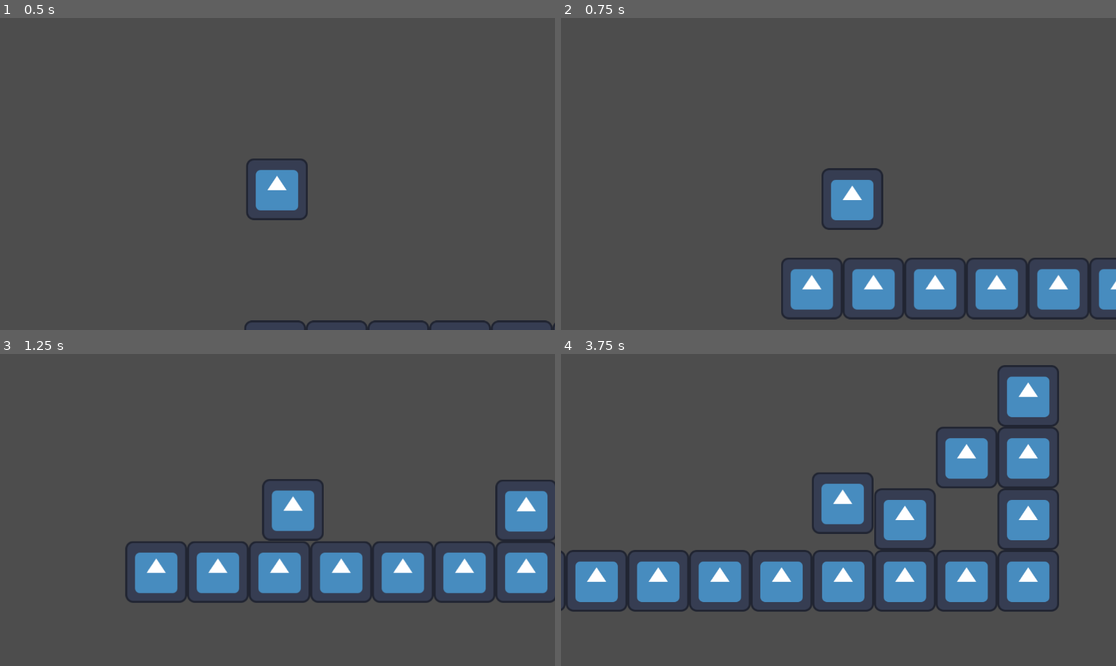
Above: before the commit, frames 1-4 (two rows, left to right).
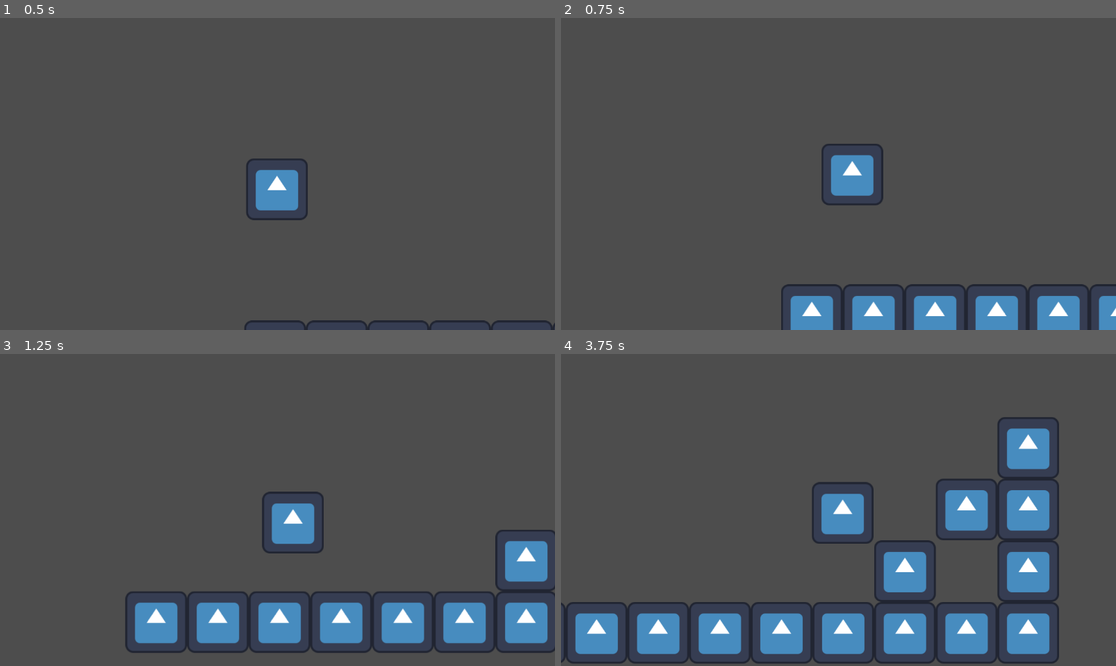
Above: after the commit, the same moments.

Repository: PL00T00/Jumping-The-Gun
Game: Godot game, scene res://node.tscn
Two runs of this game, one before a commit and one after it. Both use one fixed random seed, a clock stepped at 60 frames per second and the inputs below. The project has no main scene, so this scene is started directly. The engine's default icon, where the game draws it, is replaced by a stand-in: a white triangle on a blue panel in a dark square.
Inputs (mouse positions are in pixels of both pictures, inside the frame that each line leads up to):
- Up to frame 1 (0.5 s): no input
- Up to frame 2 (0.75 s): move the mouse to (960, 158) at 0.52 s; hold D (Right) from 0.53 s (still down); click (960, 158) at 0.6 s
- Up to frame 3 (1.25 s): keep holding D (Right)
- Up to frame 4 (3.75 s): move the mouse to (727, 525) at 1.27 s; click (727, 525) at 1.35 s; move the mouse to (894, 441) at 2.02 s; release D (Right) at 2.03 s; hold A (Left) 2.03-2.78 s; click (894, 441) at 2.1 s; move the mouse to (810, 572) at 2.77 s; hold D (Right) from 2.78 s (still down); click (810, 572) at 2.85 s; move the mouse to (1005, 556) at 3.52 s; click (1005, 556) at 3.6 s

Frame 1 is identical in both runs. In frame 2, 9.4% of the frame differs, in the area x 39-100%, y 40-100%; in frame 3, 19%; in frame 4, 28%, in the area x 0-90%, y 3-100%.

Commit message:
Added time out for shoot
Removed requirement of being on the ground to shoot, now there must be a 1 second break between shots instead

Diff:
--- a/player.gd
+++ b/player.gd
@@ -1,7 +1,10 @@
 extends CharacterBody2D
 
 const SPEED = 400.0
-const SHOOT_UP_FORCE = -300.0
+const SHOOT_UP_FORCE = -800.0
+const SHOOT_TIMEOUT: float = 1.0
+
+var can_shoot: bool = true
 
 func _physics_process(delta: float) -> void:
 
@@ -13,8 +16,12 @@
 		velocity.x = direction * SPEED
 	else:
 		velocity.x = move_toward(velocity.x, 0, 20)
-	if is_on_floor():
-		if Input.is_action_just_pressed("Shoot1"):
-			velocity.y = SHOOT_UP_FORCE
+	if Input.is_action_just_pressed("Shoot1") and can_shoot:
+		shoot()
+	move_and_slide()
 
-	move_and_slide()
+func shoot():
+	velocity.y += SHOOT_UP_FORCE
+	can_shoot = false
+	await get_tree().create_timer(SHOOT_TIMEOUT).timeout
+	can_shoot = true
